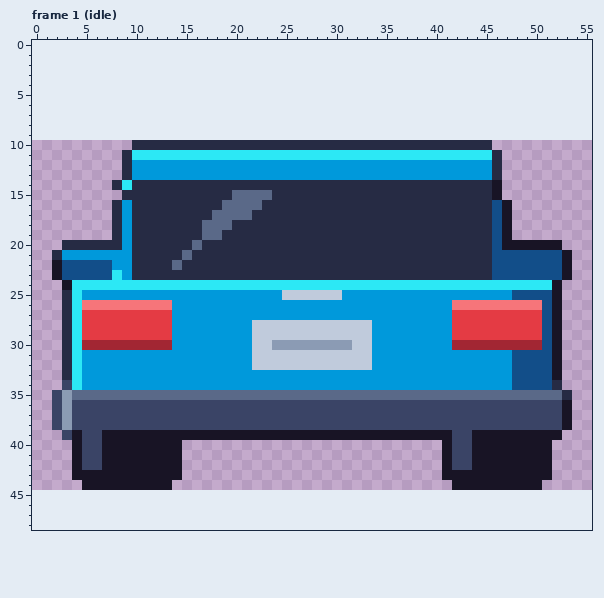
File history of a pixel-art file, art/obstacles/parked-car.aseprite. The first picture shows the starting point.
56x35 pixels, 6 frames. Shown: frame 1 (idle). The old version is drawn lined up with the new one, on the new canvas. The commit also changed other frames, which this record leaves out.
And afterwards:
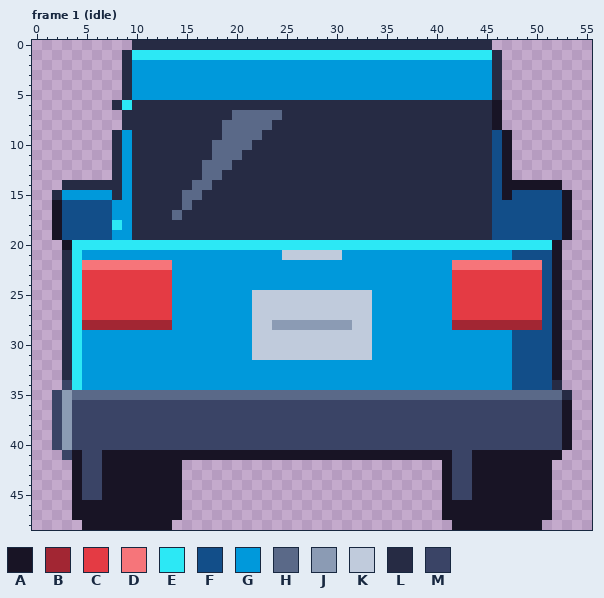
Palette (. is transparent): A #181425  B #a22633  C #e43b44  D #f6757a  E #2ce8f5  F #124e89  G #0099db  H #5a6988  J #8b9bb4  K #c0cbdc  L #262b44  M #3a4466
The exact change:
canvas 56x35 -> 56x49, the old top-left corner now at 0,10
Changed rows in their new state; - is an unchanged pixel.
Frame 1 (idle):
first column x 2:
 0 --------LLLLLLLLLLLLLLLLLLLLLLLLLLLLLLLLLLLL--------
 1 -------LEEEEEEEEEEEEEEEEEEEEEEEEEEEEEEEEEEEEL-------
 2 -------LGGGGGGGGGGGGGGGGGGGGGGGGGGGGGGGGGGGGL-------
 3 -------LGGGGGGGGGGGGGGGGGGGGGGGGGGGGGGGGGGGGL-------
 4 -------LGGGGGGGGGGGGGGGGGGGGGGGGGGGGGGGGGGGGL-------
 5 -------LGGGGGGGGGGGGGGGGGGGGGGGGGGGGGGGGGGGGL-------
 6 ------LELLLLLLLLLLLLLLLLLLLLLLLLLLLLLLLLLLLLA-------
 7 -------LLLLLLLLLLLHHHHHLLLLLLLLLLLLLLLLLLLLLA-------
 8 -------LLLLLLLLLLHHHHHLLLLLLLLLLLLLLLLLLLLLLA-------
 9 ------LGLLLLLLLLLHHHHLLLLLLLLLLLLLLLLLLLLLLLFA------
10 ------LG--------HHHH------------------------FA------
11 ------LGLLLLLLLLHHHLLLLLLLLLLLLLLLLLLLLLLLLLFA------
12 ------LGLLLLLLLHHHLLLLLLLLLLLLLLLLLLLLLLLLLLFA------
13 ------LGLLLLLLLHHLLLLLLLLLLLLLLLLLLLLLLLLLLLFA------
14 -LLLLL-G------HH----------------------------FAAAAAA-
15 LGGGGGLG-----HH---LLLL----------------------FAFFFFFA
16 AFFFFFG------H---LLLL------------------------FFFFFFA
17 AFFFFFG-----H---LLLL-------------------------FFFFFFA
18 AFFFFFE--------LLL---------------------------FFFFFFA
19 AFFFFFG--------LL----------------------------FFFFFFA
20 -AEEEEEEEEEEEEEEEEEEEEEEEEEEEEEEEEEEEEEEEEEEEEEEEE--
21 .LE-----GGGGGGGGGGGGGGGKKKKKKGGGGGGGGGGGGGGGGG----A.
22 .LEDDDDDDDDDGGGGGGGGGGGGGGGGGGGGGGGGGGGGDDDDDDDDD-A.
23 .LECCCCCCCCCGGGGGGGGGGGGGGGGGGGGGGGGGGGGCCCCCCCCC-A.
24 -L-CCCCCCCCCGGGGGGGGGGGGGGGGGGGGGGGGGGGGCCCCCCCCCF--
25 ---CCCCCCCCC--------KKK------KKK--------CCCCCCCCC---
26 ---CCCCCCCCC--------KKKKKKKKKKKK--------CCCCCCCCC---
27 --------------------KKKKKKKKKKKK--------------------
28 ---BBBBBBBBB----------JJJJJJJJ----------BBBBBBBBB---
29 ---GGGGGGGGG----------------------------GGGGGGFFF---
30 ---GGGGGGGGG----------KKKKKKKK----------GGGGGGFFF---
32 --------------------GGGGGGGGGGGG--------------------
first column x 2:
39 MJM--MMMMMMMMMMMMMMMMMMMMMMMMMMMMMMMMMMM--MMMMMMMMMA
40 MJM--MMMMMMMMMMMMMMMMMMMMMMMMMMMMMMMMMMM--MMMMMMMMMA
41 -M-----------AAAAAAAAAAAAAAAAAAAAAAAAAA-----------A-
43 ---MM-----------------------------------MM----------
44 --AMM-------A--------------------------AMM-------A--
45 --AMMAAAAAAAA--------------------------AMMAAAAAAAA--
46 --AAAAAAAAAAA--------------------------AAAAAAAAAAA--
47 --AAAAAAAAAAA--------------------------AAAAAAAAAAA--
48 ---AAAAAAAAA----------------------------AAAAAAAAA---
Changed places in both pictures, as pixel boxes (x1, y1, x2, y2):
changed: (52, 40, 572, 370)
changed: (52, 430, 572, 530)
